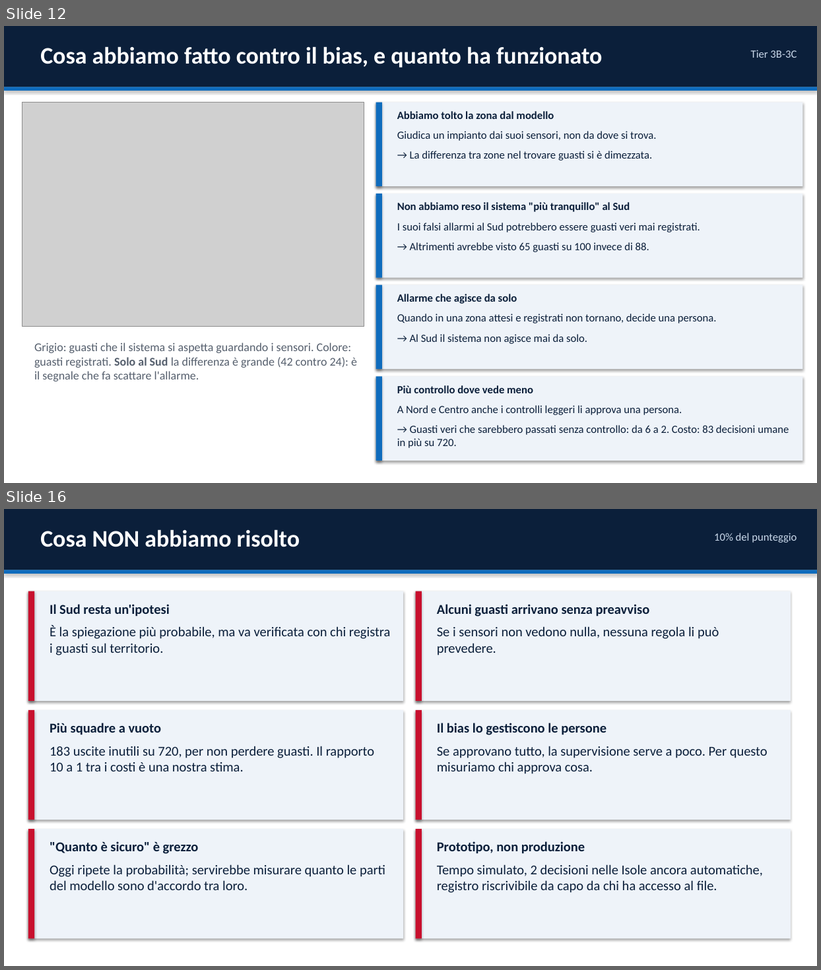
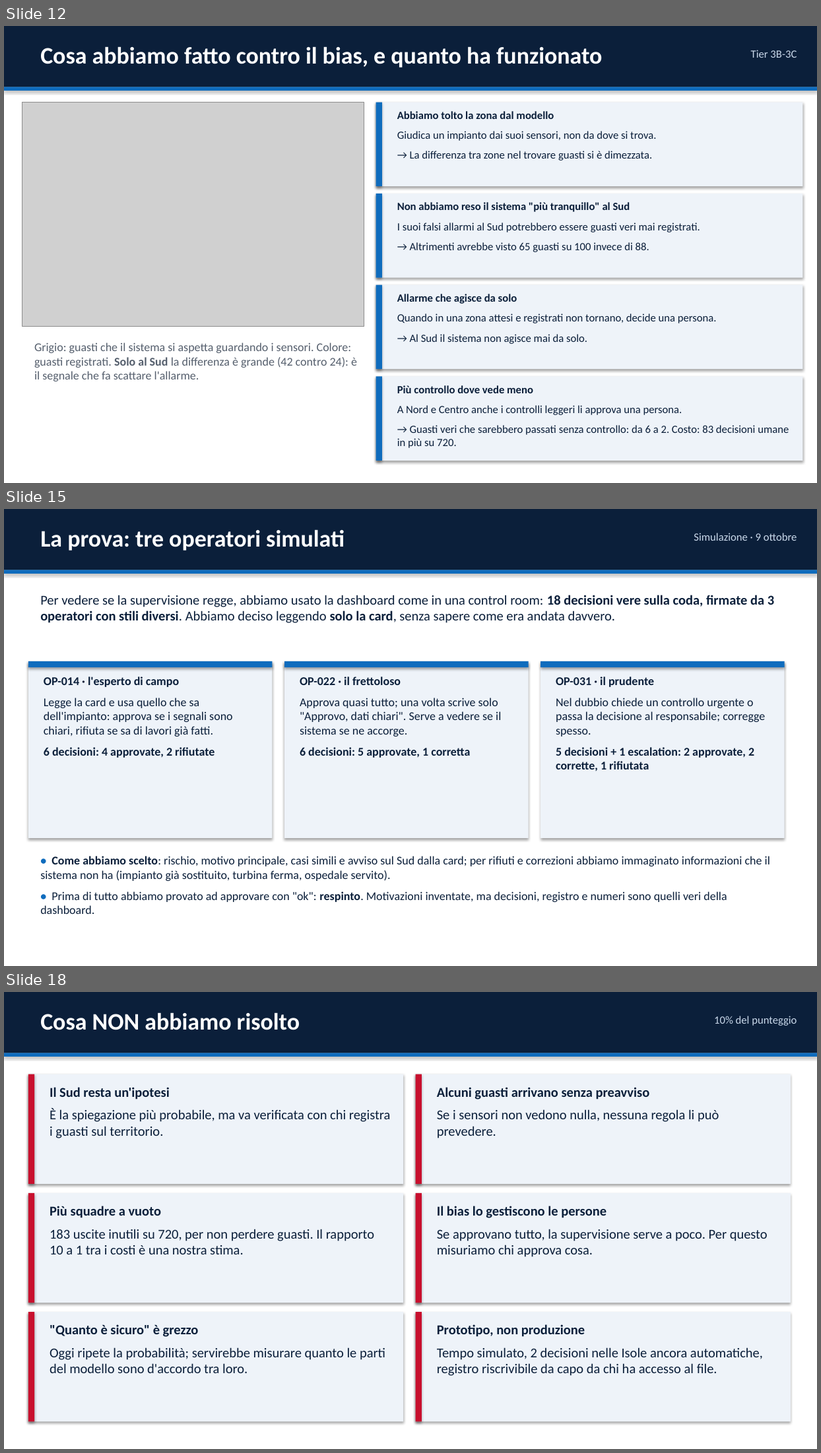
Before and after one commit to GuidoMerliniEnel/ai-act-hackaton, a slide deck: consegna/EnerGuard_Presentazione.pptx. Shown one above the other, each under a label of ours: slides 12 and 16 before the commit, slides 12, 15 and 18 after it; the slides between them are not shown. The pictures are 821x970 and 821x1453 pixels, drawn with LibreOffice and Linux fonts; fonts in the diff are those of the drawing; grey boxes stand for pictures. Boxes give left, top, right and bottom in pixels: in the first picture for what was removed or moved away, otherwise in the second. Text is boxed around its words. In the diff, an @@ line names an element or a change of style, - is before the commit and + after.

```diff
--- a/consegna/EnerGuard_Presentazione.pptx
+++ b/consegna/EnerGuard_Presentazione.pptx
@@ slide 15 added at (x1=4, y1=509, x2=817, y2=966), background #FFFFFF @@
@@ rectangle added at (x1=4, y1=509, x2=817, y2=570), fill #0B1F3A @@
@@ text added at (x1=40, y1=529, x2=345, y2=551), 28 pt, text #FFFFFF, bold @@
+La prova: tre operatori simulati
@@ text added at (x1=694, y1=533, x2=797, y2=541), 13 pt, text #C9D8EA @@
+Simulazione · 9 ottobre
@@ rectangle added at (x1=4, y1=570, x2=817, y2=574), fill #0F6CBD @@
@@ text added at (x1=40, y1=595, x2=774, y2=623), 16 pt, text #0B1F3A @@
+Per vedere se la supervisione regge, abbiamo usato la dashboard come in una control room: 18 decisioni vere sulla coda, firmate da 3 operatori con stili diversi. Abbiamo deciso leggendo solo la card, senza sapere come era andata davvero.
@@ rectangle added at (x1=28, y1=661, x2=273, y2=838), fill #EEF3F9 @@
@@ rectangle added at (x1=28, y1=661, x2=273, y2=667), fill #0F6CBD @@
@@ rectangle added at (x1=284, y1=661, x2=529, y2=838), fill #EEF3F9 @@
@@ rectangle added at (x1=284, y1=661, x2=529, y2=667), fill #0F6CBD @@
@@ rectangle added at (x1=541, y1=661, x2=785, y2=838), fill #EEF3F9 @@
@@ rectangle added at (x1=541, y1=661, x2=785, y2=667), fill #0F6CBD @@
@@ text added at (x1=44, y1=677, x2=232, y2=758), 14 pt, text #0B1F3A @@
+OP-014 · l'esperto di campo
+Legge la card e usa quello che sa dell'impianto: approva se i segnali sono chiari, rifiuta se sa di lavori già fatti.
+6 decisioni: 4 approvate, 2 rifiutate
@@ text added at (x1=300, y1=677, x2=501, y2=758), 14 pt, text #0B1F3A @@
+OP-022 · il frettoloso
+Approva quasi tutto; una volta scrive solo "Approvo, dati chiari". Serve a vedere se il sistema se ne accorge.
+6 decisioni: 5 approvate, 1 corretta
@@ text added at (x1=556, y1=677, x2=765, y2=771), 14 pt, text #0B1F3A @@
+OP-031 · il prudente
+Nel dubbio chiede un controllo urgente o passa la decisione al responsabile; corregge spesso.
+5 decisioni + 1 escalation: 2 approvate, 2 corrette, 1 rifiutata
@@ text added at (x1=40, y1=856, x2=770, y2=914), 14 pt, text #0B1F3A @@
+• Come abbiamo scelto: rischio, motivo principale, casi simili e avviso sul Sud dalla card; per rifiuti e correzioni abbiamo immaginato informazioni che il sistema non ha (impianto già sostituito, turbina ferma, ospedale servito).
+• Prima di tutto abbiamo provato ad approvare con "ok": respinto. Motivazioni inventate, ma decisioni, registro e numeri sono quelli veri della dashboard.
@@ what was slide 16 is now slide 18 @@
```
Also in this commit, not shown: 3 slides changed, 2 other slides added, 1 slide removed, 1 other file.
